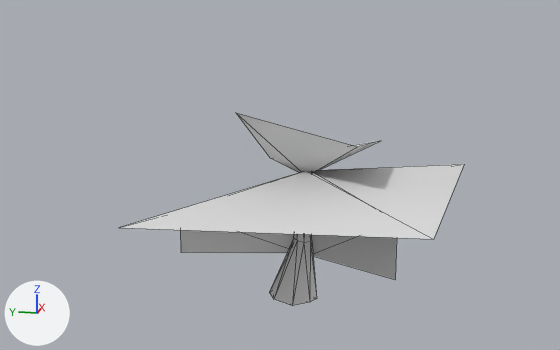
An edit to the glTF model data/models/geometry/mogarg03b.glb, drawn before and after from the same camera.
Both versions are drawn from a 50 mm camera at (-140.8, -26.0, 55.3) aimed at (9.6, 4.1, 17.7). The lights are fixed; the arrows at lower left show +X, +Y and +Z. The older version comes first. Mesh edges are drawn as thin lines. Where no turn or scale is listed for an object, it has been applied to the vertices. Vertices at exactly the same position are counted once.

The first picture shows 'TRUNK_1_1'.
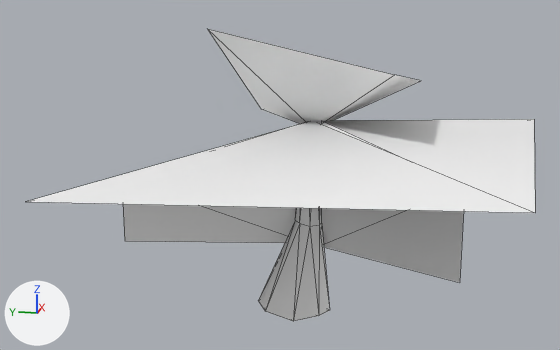
Pixel boxes [x1, y1, x2, y2] of what changed, in the pictures (560 x 350 px):
'cube5', added: after [27, 119, 535, 213]
'TRUNK_1_1', reshaped, rescaled: before [120, 113, 464, 306]; after [258, 208, 330, 321]
'obj1', added: after [123, 121, 464, 282]
'cube6', added: after [208, 29, 420, 124]
part 1 of me_trunk_1_1, deleted: before [120, 164, 464, 239]
part 2 of me_trunk_1_1, deleted: before [236, 113, 379, 173]
part 3 of me_trunk_1_1, deleted: before [180, 172, 300, 253]
part 4 of me_trunk_1_1, deleted: before [311, 172, 397, 280]
part 5 of me_trunk_1_1, recoloured: before [269, 234, 317, 306]; after [258, 208, 330, 321]

What changed in the scene script:
```text
Add mat_motrnk01sm:
    mat_motrnk01sm = principled_material('motrnk01sm')
    mat_motrnk01sm.base_color = (1.0, 1.0, 1.0)  # white #ffffff
    mat_motrnk01sm.metallic = 0.1
    mat_motrnk01sm.roughness = 0.6
Add mat_movine02sm:
    mat_movine02sm = principled_material('movine02sm')
    mat_movine02sm.base_color = (1.0, 1.0, 1.0)  # white #ffffff
    mat_movine02sm.metallic = 0.1
    mat_movine02sm.roughness = 0.6
Add mat_moleaf01sm:
    mat_moleaf01sm = principled_material('moleaf01sm')
    mat_moleaf01sm.base_color = (1.0, 1.0, 1.0)  # white #ffffff
    mat_moleaf01sm.metallic = 0.1
    mat_moleaf01sm.roughness = 0.6
Add mat_moleaf02sm:
    mat_moleaf02sm = principled_material('moleaf02sm')
    mat_moleaf02sm.base_color = (1.0, 1.0, 1.0)  # white #ffffff
    mat_moleaf02sm.metallic = 0.1
    mat_moleaf02sm.roughness = 0.6
Change me_trunk_1_1:
    used by ob_trunk_1_1; location = (0.0, 0.0, 0.0)
    remove me_trunk_1_1.from_pydata(...)  # 46 vertices, 52 faces; spans x -22.4..37.6, y -33.2..30.2, z -5.0..31.4
    remove me_trunk_1_1.materials.append(mat_mat57bf6a11)  # white #e7e7e7
    remove me_trunk_1_1.materials.append(mat_mat8646d222)  # white #e7e7e7
    remove me_trunk_1_1.materials.append(mat_mataba8034c)  # white #e7e7e7
    add me_trunk_1_1.from_pydata(...)  # 24 vertices, 38 faces; spans x -4.2..10.6, y -5.0..4.1, z -5.0..18.0
    me_trunk_1_1 part 1: the loose piece of 5 vertices spanning x -22.4..37.6, y -33.2..30.2, z 3.6..18.9 is deleted
    me_trunk_1_1 part 2: the loose piece of 5 vertices spanning x -2.0..23.2, y -15.3..11.3, z 17.7..31.4 is deleted
    me_trunk_1_1 part 3: the loose piece of 4 vertices spanning x -5.1..9.4, y -0.9..20.6, z 1.4..18.9 is deleted
    me_trunk_1_1 part 4: the loose piece of 4 vertices spanning x -14.7..8.1, y -20.8..-2.5, z 1.5..19.1 is deleted
    me_trunk_1_1 part 5: 38 faces spanning x -4.2..10.6, y -5.0..4.1, z -5.0..18.0 switch from mat_mata1ef81d1 (white #e7e7e7) to mat_motrnk01sm (white #ffffff)
    other edits to the shape of me_trunk_1_1 do not show in these pictures
Add me_obj1:
    me_obj1.from_pydata([(-21.8, 32.7, 31.2), (-0.1, 0.4, 39.6), (-0.1, 0.5, 13.3), (-21.8, 32.7, 18.8), (-36.1, -29.4, 36.4), (-2.0, -2.1, 40.0), (-2.0, -2.2, 13.5), (-36.2, -29.5, 20.8), (28.7, -34.7, 35.4), (1.7, -1.6, 39.2), (1.6, -1.7, 13.5), (28.7, -34.6, 23.4)], [], [(0, 2, 1), (0, 3, 2), (4, 6, 5), (4, 7, 6), (8, 10, 9), (8, 11, 10)])
    me_obj1.materials.append(mat_movine02sm)  # white #ffffff
Add me_cube6:
    me_cube6.from_pydata([(9.5, -2.3, 29.5), (-1.4, 16.6, 50.1), (29.8, 13.2, 29.9), (28.6, -23.3, 37.6), (-8.0, -19.3, 42.9)], [], [(0, 2, 1), (0, 4, 3), (2, 0, 3), (4, 0, 1)])
    me_cube6.materials.append(mat_moleaf01sm)  # white #ffffff
Add me_cube5:
    me_cube5.from_pydata([(14.8, -1.6, 40.7), (-17.3, 45.5, 29.7), (57.0, 37.3, 17.7), (54.2, -49.5, 36.0), (-33.0, -40.0, 37.2)], [], [(0, 2, 1), (0, 4, 3), (2, 0, 3), (4, 0, 1)])
    me_cube5.materials.append(mat_moleaf02sm)  # white #ffffff
Change ob_trunk_1_1:
    ob_trunk_1_1.scale: (1.0, 1.0, 1.0) -> (1.5, 1.5, 1.5)
Add ob_obj1:
    ob_obj1 = bpy.data.objects.new('obj1', me_obj1)
    ob_obj1.location = (14.2, -1.7, -11.2)
Add ob_cube6:
    ob_cube6 = bpy.data.objects.new('cube6', me_cube6)
    ob_cube6.location = (5.1, 0.4, -3.0)
Add ob_cube5:
    ob_cube5 = bpy.data.objects.new('cube5', me_cube5)
    ob_cube5.location = (-0.6, -0.3, -12.3)
```
